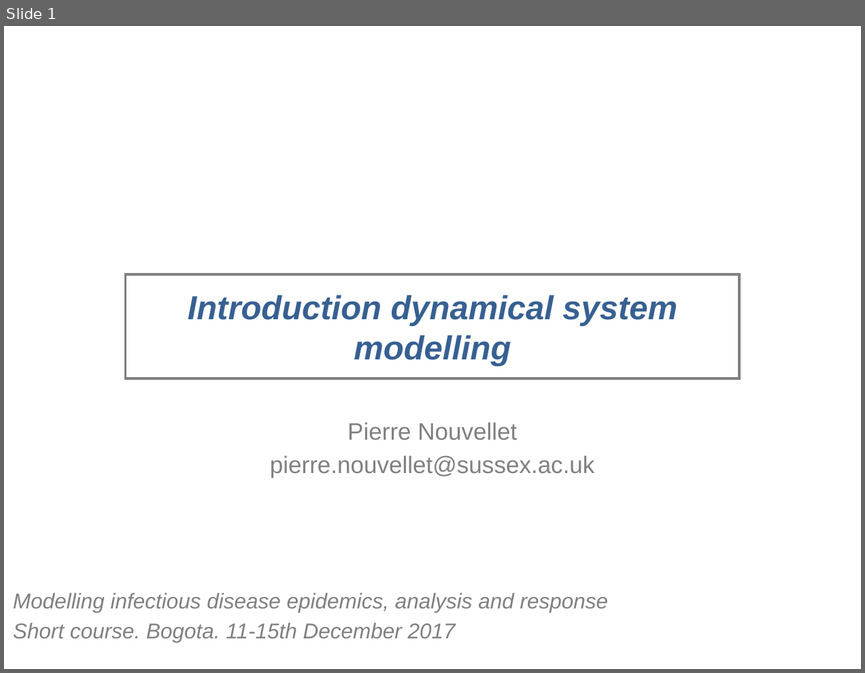
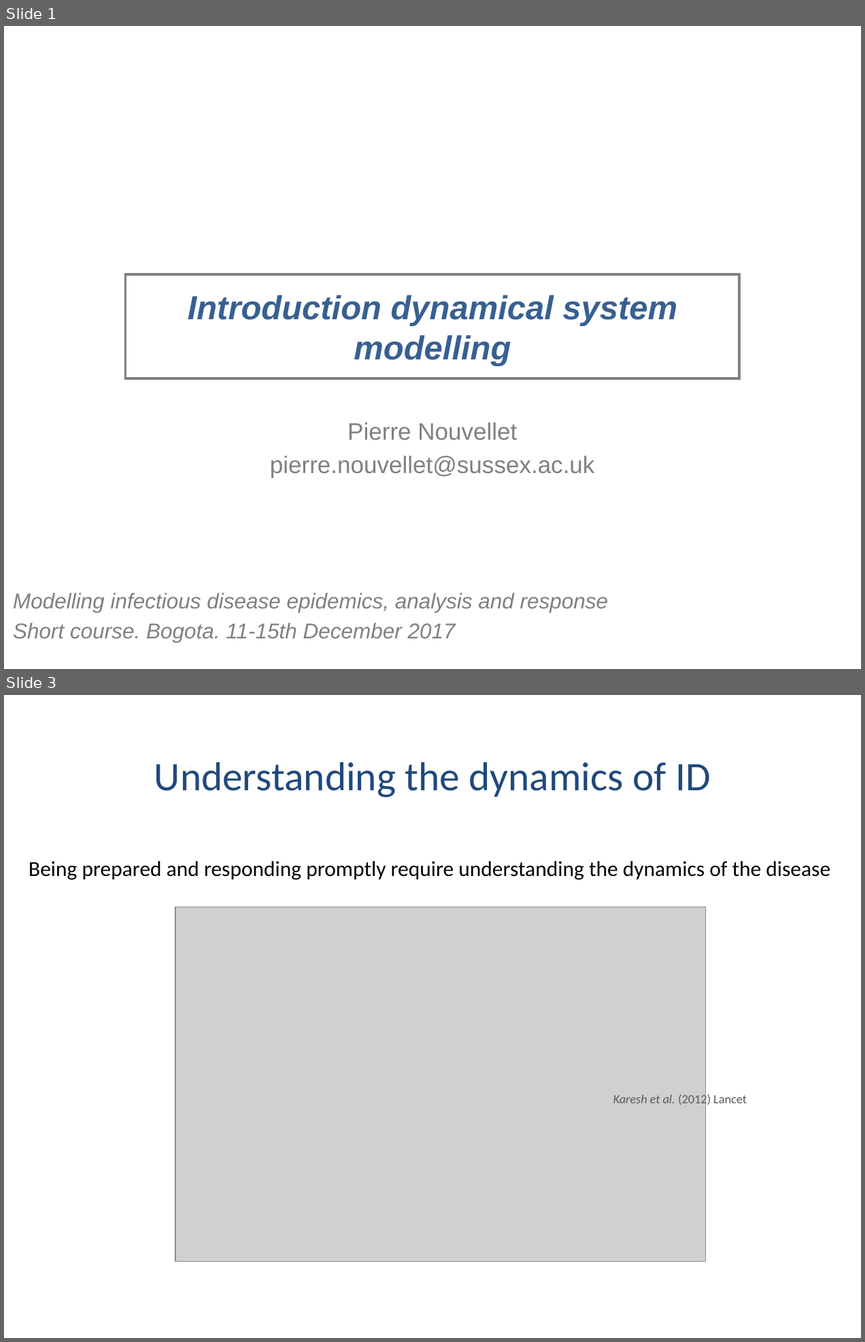
Before and after one commit to reconhub/learn, a slide deck: static/slides/compartmental-ebola/compartmental-ebola.pptx. Shown one above the other, each under a label of ours: slide 1 before the commit, slides 1 and 3 after it; the slides between them are not shown. The pictures are 865x673 and 865x1342 pixels, drawn with LibreOffice and Linux fonts; fonts in the diff are those of the drawing; grey boxes stand for pictures; background and template pictures are left out. Boxes give left, top, right and bottom in pixels: in the first picture for what was removed or moved away, otherwise in the second. Text is boxed around its words. In the diff, an @@ line names an element or a change of style, - is before the commit and + after.

```diff
--- a/static/slides/compartmental-ebola/compartmental-ebola.pptx
+++ b/static/slides/compartmental-ebola/compartmental-ebola.pptx
@@ slide 3 added at <box>4,695,861,1338</box>, background #FFFFFF @@
@@ title added at <box>154,762,711,798</box>, 34 pt, text #1F497D @@
+Understanding the dynamics of ID
@@ text added at <box>28,861,830,880</box>, 18 pt, text #000000 @@
+Being prepared and responding promptly require understanding the dynamics of the disease
@@ picture added at <box>175,906,706,1261</box> @@
@@ text added at <box>613,1093,747,1106</box>, 10.5 pt, text #595959 @@
+Karesh et al. (2012) Lancet
```
Also in this commit, not shown: 7 slides changed, 1 other slide added, 5 other files.
